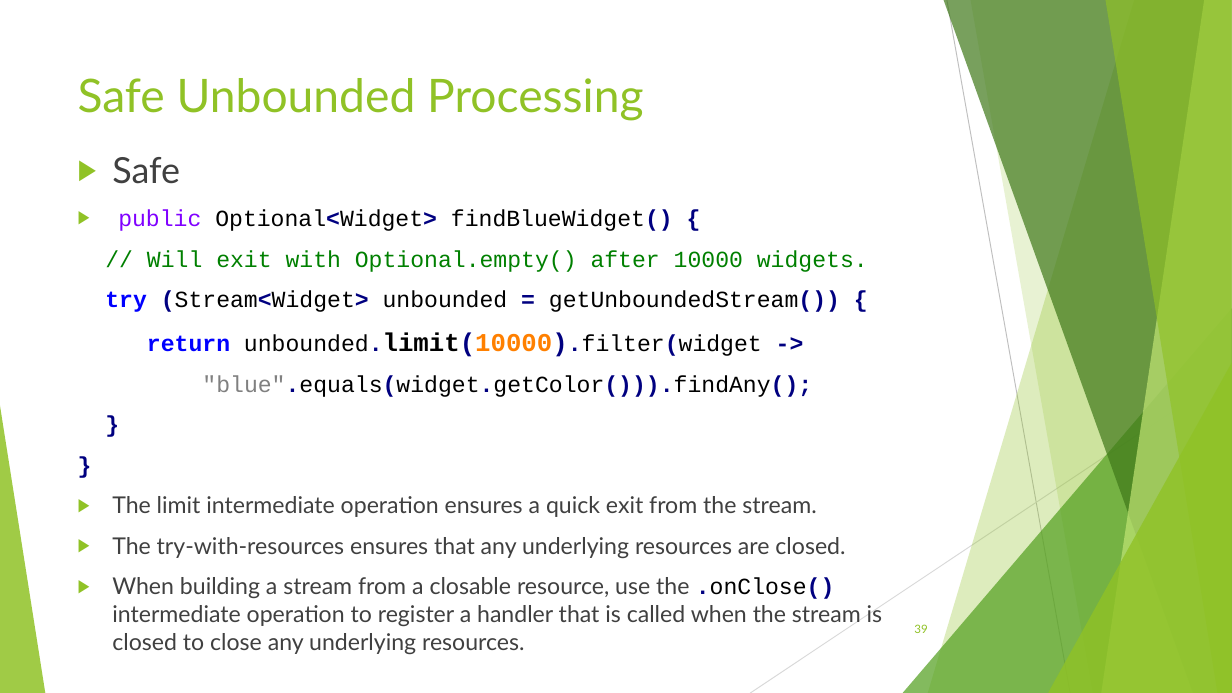
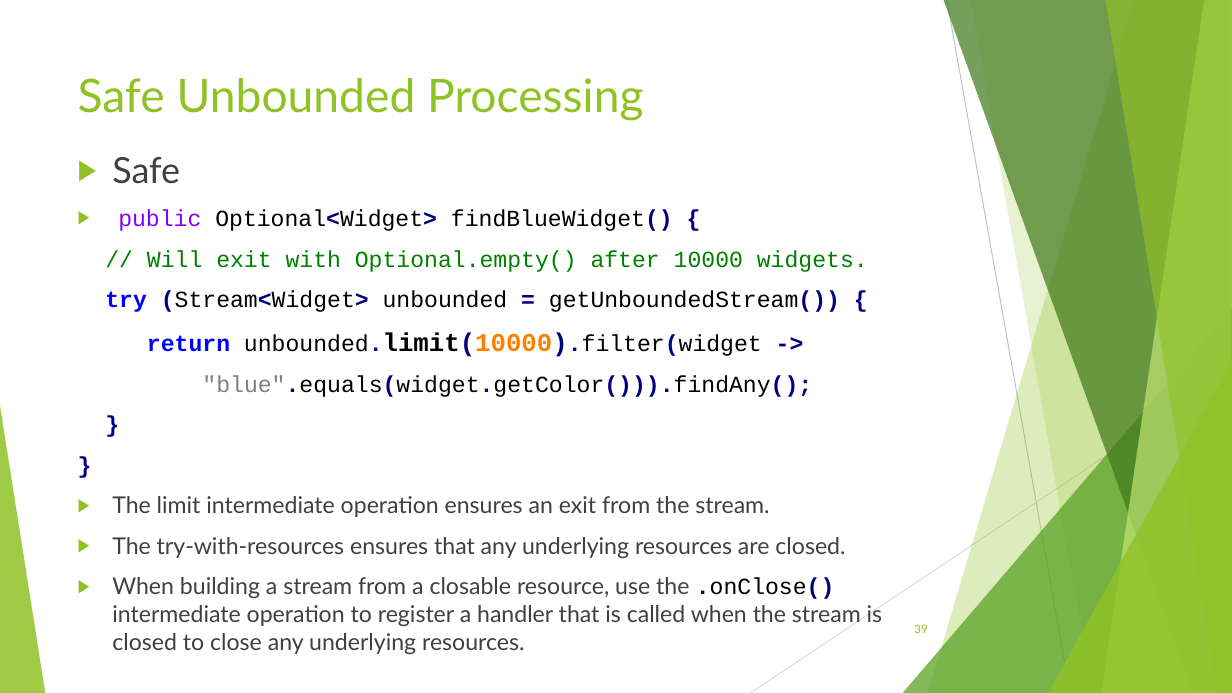
Before and after one commit to RichardRoda/2017-CodePaLOUsa-Lambda, a slide deck: slide 39 of Learning to Love the Lambda in the Stream.pptx. Drawn at 1232x693 pixels with LibreOffice and Linux fonts; fonts in the diff are those of the drawing. Boxes give left, top, right and bottom in pixels: in the first picture for what was removed or moved away, otherwise in the second. Text is boxed around its words. In the diff, an @@ line names an element or a change of style, - is before the commit and + after.

```diff
--- a/Learning to Love the Lambda in the Stream.pptx
+++ b/Learning to Love the Lambda in the Stream.pptx
@@ text at (112, 496, 769, 517): text changed @@
-▶ The limit intermediate operation ensures a quick exit from the stream.
+▶ The limit intermediate operation ensures an exit from the stream.
```
Also in this commit, not shown: 14 other slides changed, 1 other file.
